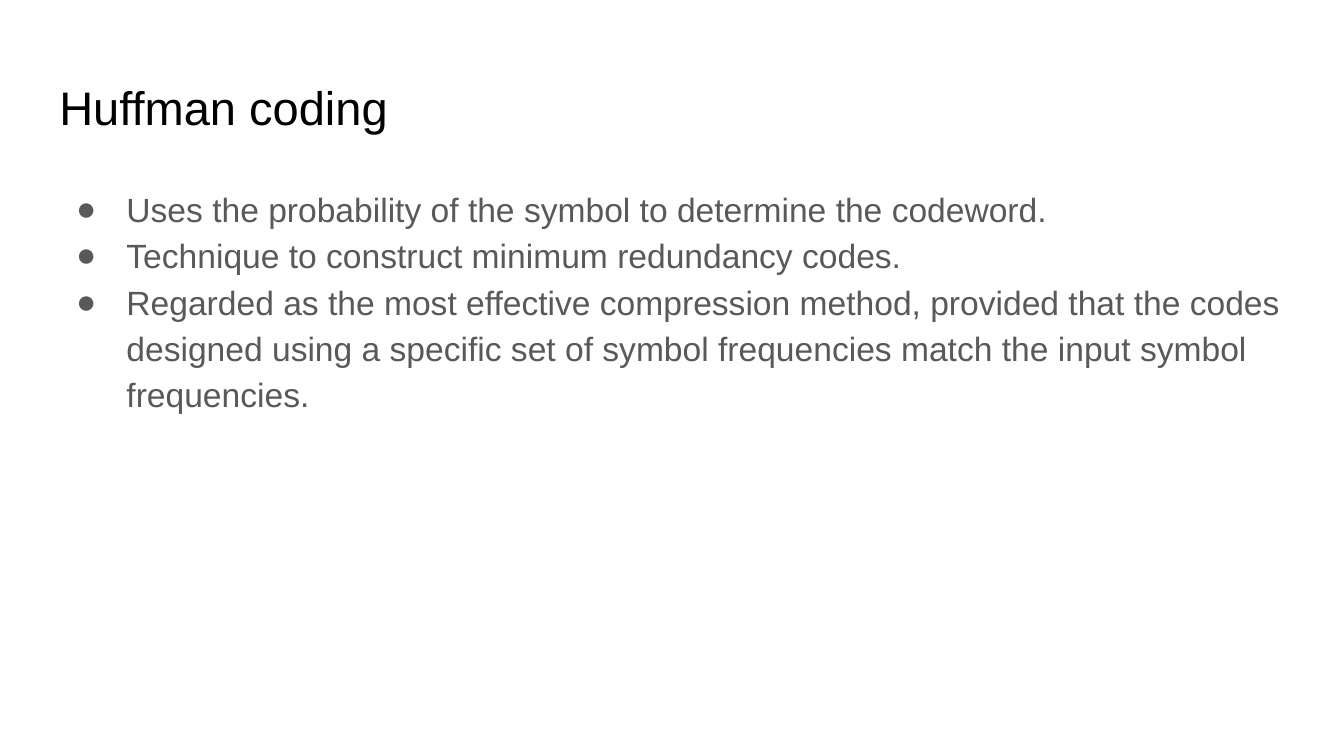
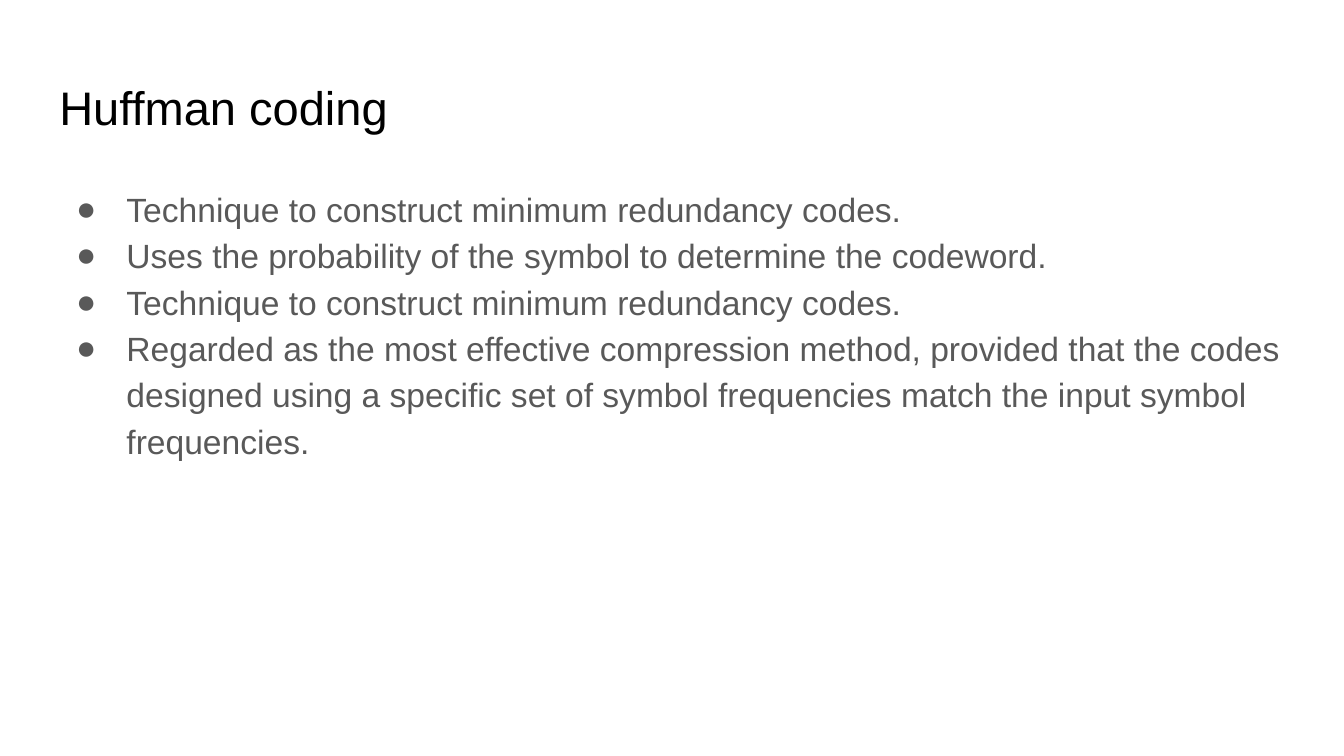
Before and after one commit to xserra/audio-coding-materials, a slide deck: slide 23 of lectures/2. Quantization and _entropy coding.pptx (slide 21 before the commit). Drawn at 1344x756 pixels with LibreOffice and Linux fonts; fonts in the diff are those of the drawing. Boxes give left, top, right and bottom in pixels: in the first picture for what was removed or moved away, otherwise in the second. Text is boxed around its words. In the diff, an @@ line names an element or a change of style, - is before the commit and + after.

```diff
--- a/lectures/2. Quantization and _entropy coding.pptx
+++ b/lectures/2. Quantization and _entropy coding.pptx
@@ text at [126,197,901,228]: paragraph added @@
+● Technique to construct minimum redundancy codes.
```
Also in this commit, not shown: 11 other slides changed, 4 slides added, 1 slide removed.
